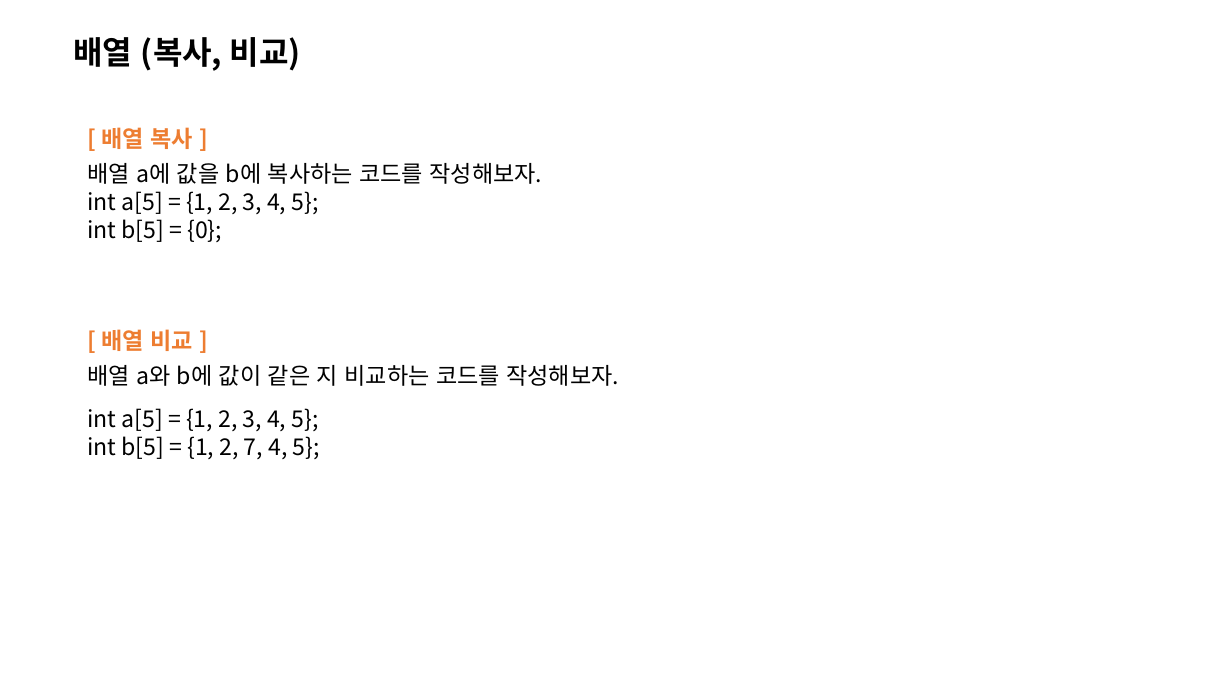
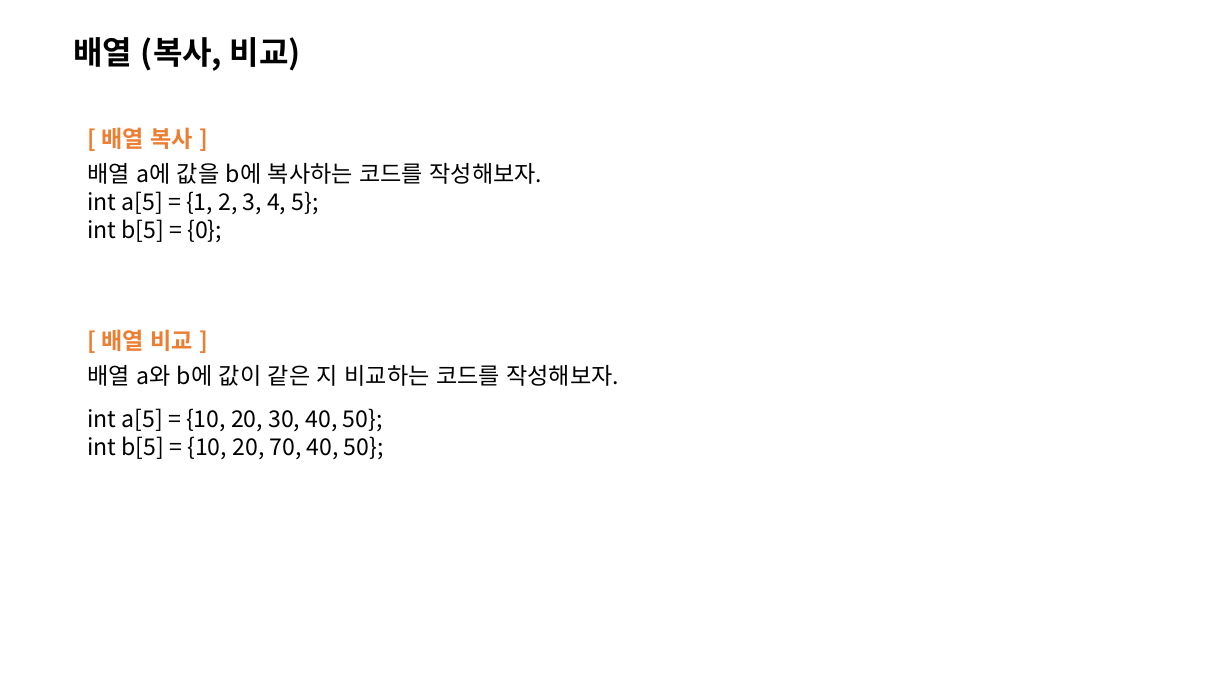
Before and after one commit to HyunKyu-Song/etc, a slide deck: slide 19 of C언어 기본 문법.pptx. Drawn at 1232x693 pixels with LibreOffice and Linux fonts; fonts in the diff are those of the drawing. Boxes give left, top, right and bottom in pixels: in the first picture for what was removed or moved away, otherwise in the second. Text is boxed around its words. In the diff, an @@ line names an element or a change of style, - is before the commit and + after.

```diff
--- a/C언어 기본 문법.pptx
+++ b/C언어 기본 문법.pptx
@@ text at [87, 408, 384, 459]: text changed @@
-int a[5] = {1, 2, 3, 4, 5};
-int b[5] = {1, 2, 7, 4, 5};
+int a[5] = {10, 20, 30, 40, 50};
+int b[5] = {10, 20, 70, 40, 50};
```
Also in this commit, not shown: 2 other slides changed, 22 slides added, 3 other files.
